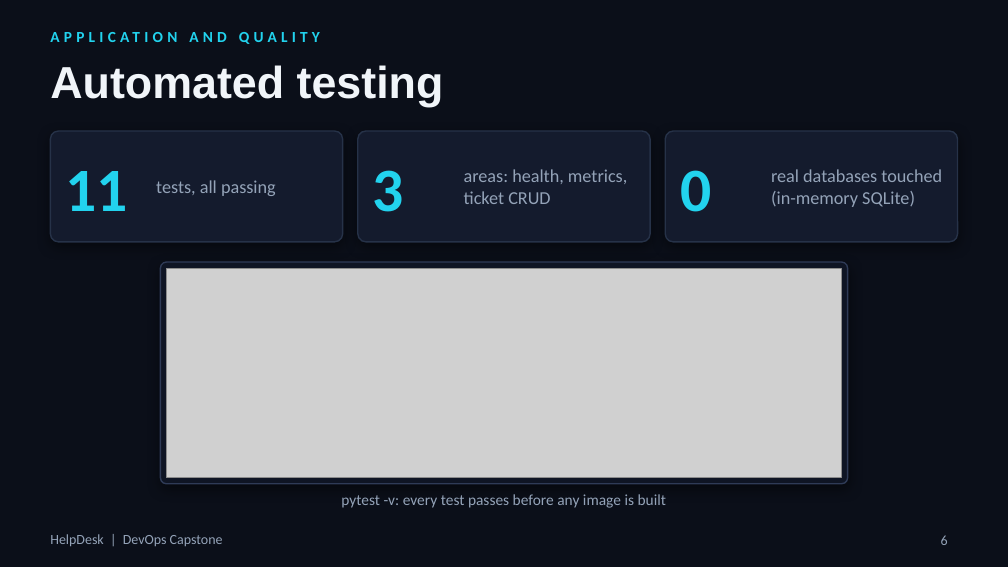
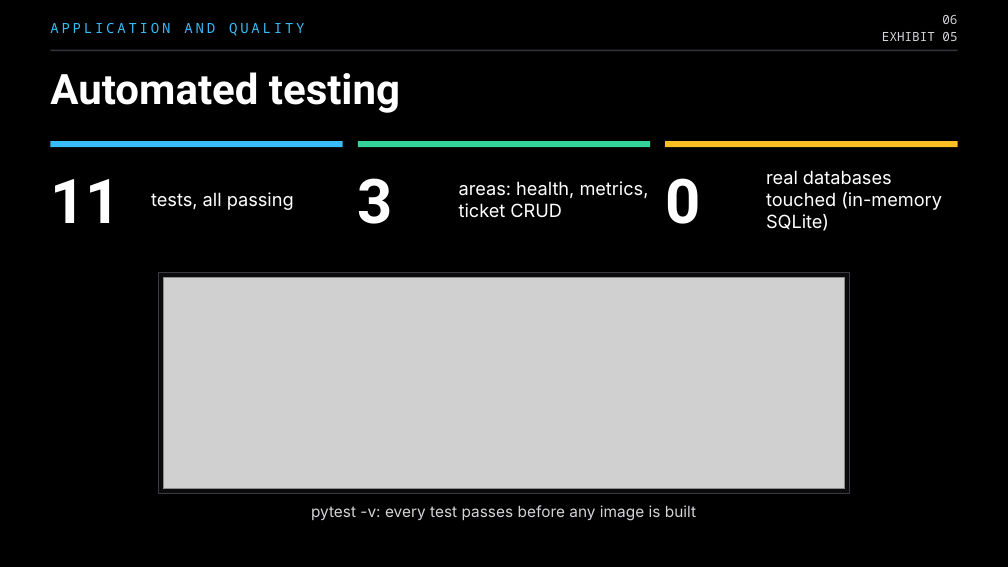
Before and after one commit to parthtaneja0001/helpdesk-devops-capstone, a slide deck: slide 6 of docs/HelpDesk-DevOps-Capstone.pptx. Drawn at 1008x567 pixels with LibreOffice and Linux fonts; fonts in the diff are those of the drawing; grey boxes stand for pictures; background and template pictures are left out. Boxes give left, top, right and bottom in pixels: in the first picture for what was removed or moved away, otherwise in the second. Text is boxed around its words. In the diff, an @@ line names an element or a change of style, - is before the commit and + after.

Commit message:
docs: restyle presentation in a black Swapline-style theme with Space Grotesk, Inter and JetBrains Mono

```diff
--- a/docs/HelpDesk-DevOps-Capstone.pptx
+++ b/docs/HelpDesk-DevOps-Capstone.pptx
@@ background picture (left out) to #000000 @@
@@ text "APPLICATION AND QUALITY" at (50,23,304,36): size 11 to 10 pt, font Calibri to Noto Sans Mono, text colour #22D3EE to #38BDF8, letter spacing 3 to 2 pt, bold off @@
@@ text added at (942,15,957,24), 9 pt, text #D4D4D8 @@
+06
@@ title "Automated testing": place and size @@
-title "Automated testing" at (50,65,444,107)
+title "Automated testing" at (50,72,400,113)
@@ title "Automated testing" at (50,72,400,113): size 32 to 30 pt, font Arial to Roboto, text colour #F1F5F9 to #FFFFFF @@
@@ line added from (50, 50) to (958, 50), #34343A 1 pt @@
@@ text added at (882,32,957,41), 9 pt, text #D4D4D8 @@
+EXHIBIT 05
@@ rounded rectangle removed at (50,131,343,242) @@
@@ rectangle added at (50,141,343,147), fill #38BDF8 @@
@@ rounded rectangle removed at (358,131,650,242) @@
@@ rectangle added at (358,141,650,147), fill #34D399 @@
@@ rounded rectangle removed at (665,131,958,242) @@
@@ rectangle added at (665,141,958,147), fill #FBBF24 @@
@@ text "11": place and size @@
-text "11" at (65,171,127,211)
+text "11" at (50,179,121,223)
@@ font Calibri to Inter, text colour #94A3B8 to #FFFFFF in 3 elements at (459,181,649,218), (766,170,942,231), (151,192,294,210) @@
@@ text "tests, all passing": place and size @@
-text "tests, all passing" at (156,180,276,196)
+text "tests, all passing" at (151,192,294,210)
@@ text "3": place and size @@
-text "3" at (373,170,404,212)
+text "3" at (358,178,393,224)
@@ text "areas: health, metrics, ticket CRUD": place and size @@
-text "areas: health, metrics, ticket CRUD" at (464,169,627,204)
+text "areas: health, metrics, ticket CRUD" at (459,181,649,218)
@@ font Calibri to Roboto, text colour #22D3EE to #FFFFFF in 3 elements at (50,179,121,223), (358,178,393,224), (665,178,700,224) @@
@@ text "0": place and size @@
-text "0" at (680,170,711,212)
+text "0" at (665,178,700,224)
@@ rounded rectangle removed at (160,262,848,484) @@
@@ rectangle added at (158,272,850,494), fill #0A0A0C, outline #3A3A42 0.75 pt @@
@@ picture: place and size @@
-picture at (166,268,842,478)
+picture at (163,277,845,489)
@@ text "pytest -v: every test passes ...": place and size @@
-text "pytest -v: every test passes ..." at (341,494,666,508)
+text "pytest -v: every test passes ..." at (311,505,696,521)
@@ text "pytest -v: every test passes ..." at (311,505,696,521): font Calibri to Inter, text colour #94A3B8 to #D4D4D8 @@
@@ text removed at (50,534,223,546) @@
-HelpDesk | DevOps Capstone
@@ page number removed at (941,535,948,545) @@
-6
```
Also in this commit, not shown: 23 other slides changed, 1 other file.
